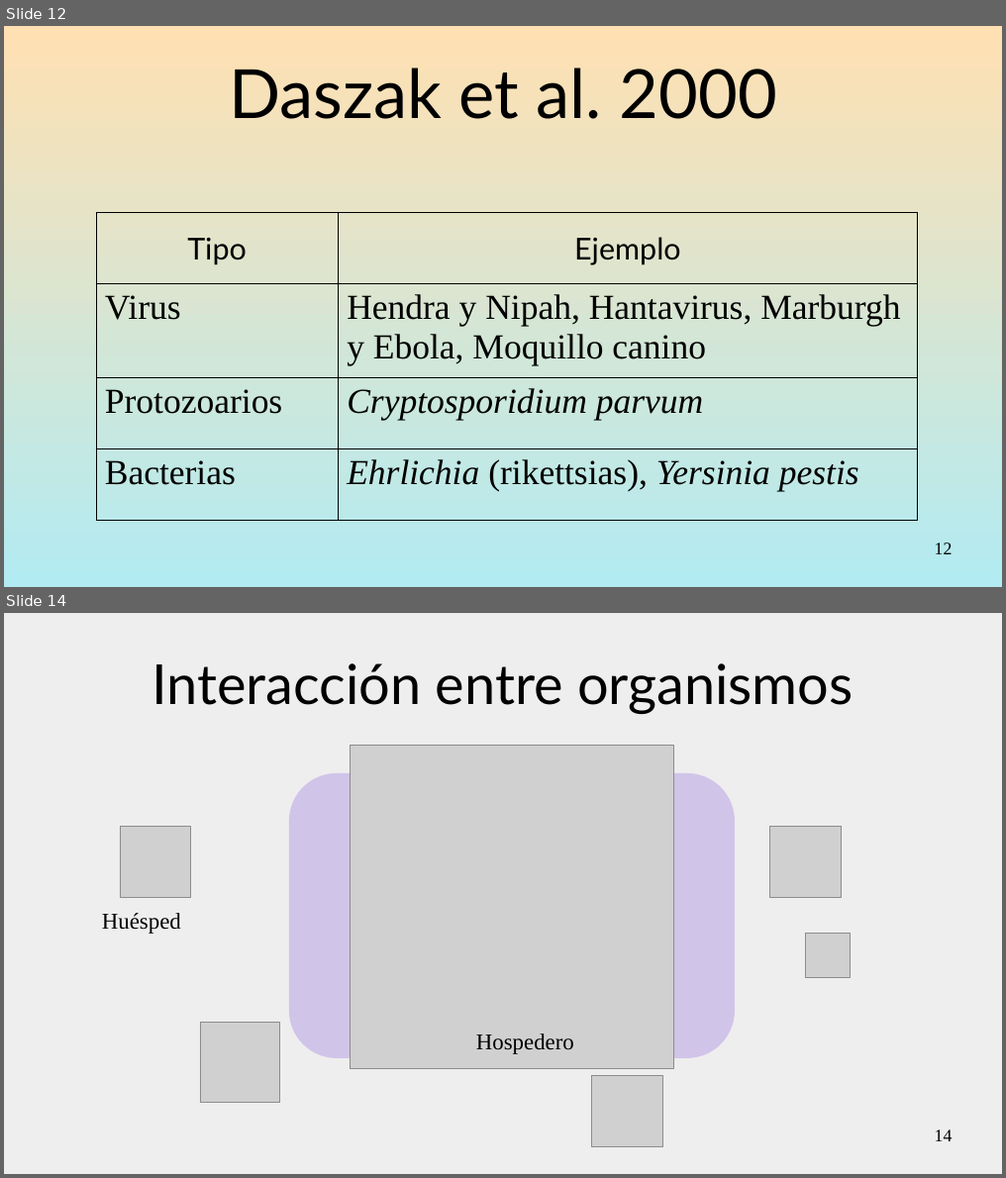
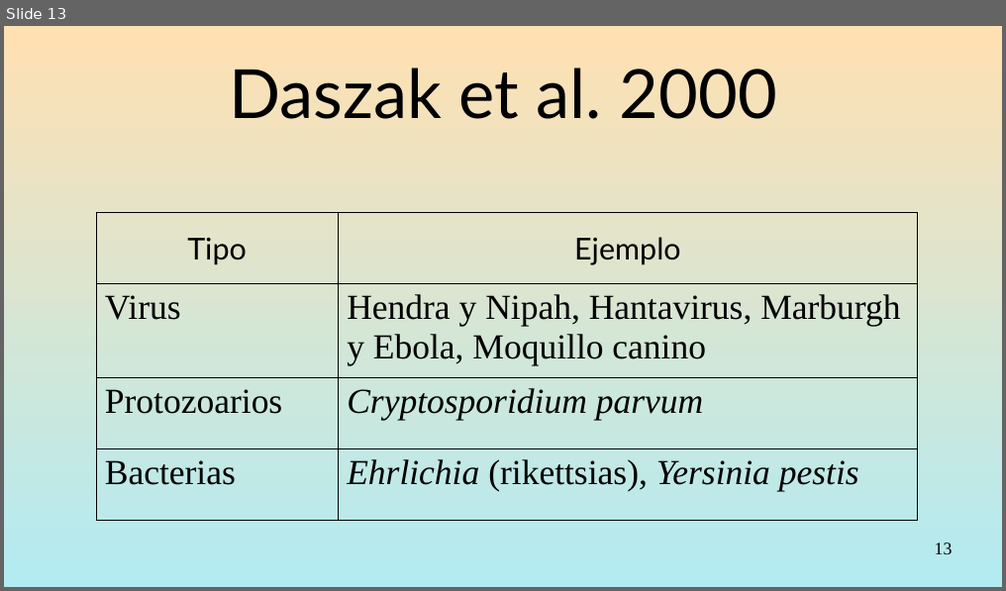
Before and after one commit to gerardommc/Medicina-Cons, a slide deck: Emergentes.odp. Shown one above the other, each under a label of ours: slides 12 and 14 before the commit, slide 13 after it; the slides between them are not shown. The pictures are 1006x1178 and 1006x591 pixels, drawn with LibreOffice and Linux fonts; fonts in the diff are those of the drawing; grey boxes stand for pictures. Boxes give left, top, right and bottom in pixels: in the first picture for what was removed or moved away, otherwise in the second. Text is boxed around its words. In the diff, an @@ line names an element or a change of style, - is before the commit and + after.

```diff
--- a/Emergentes.odp
+++ b/Emergentes.odp
@@ slide 14 removed at (4, 613, 1002, 1174), background #EEEEEE @@
@@ title removed at (152, 663, 853, 714) @@
-Interacción entre organismos
@@ picture removed at (350, 746, 674, 1069) @@
@@ rounded rectangle removed at (289, 773, 735, 1059) @@
@@ picture removed at (120, 827, 191, 898) @@
@@ picture removed at (770, 827, 842, 898) @@
@@ text removed at (102, 913, 181, 934) @@
-Huésped
@@ picture removed at (806, 934, 850, 978) @@
@@ picture removed at (200, 1023, 281, 1104) @@
@@ text removed at (476, 1034, 574, 1055) @@
-Hospedero
@@ picture removed at (593, 1076, 664, 1149) @@
@@ page number removed at (935, 1130, 952, 1142) @@
-14
@@ what was slide 12 is now slide 13 @@
@@ page number at (935, 543, 952, 555): text changed @@
-12
+13
```
Also in this commit, not shown: 8 slides added, 17 other slides removed, 6 other files.
